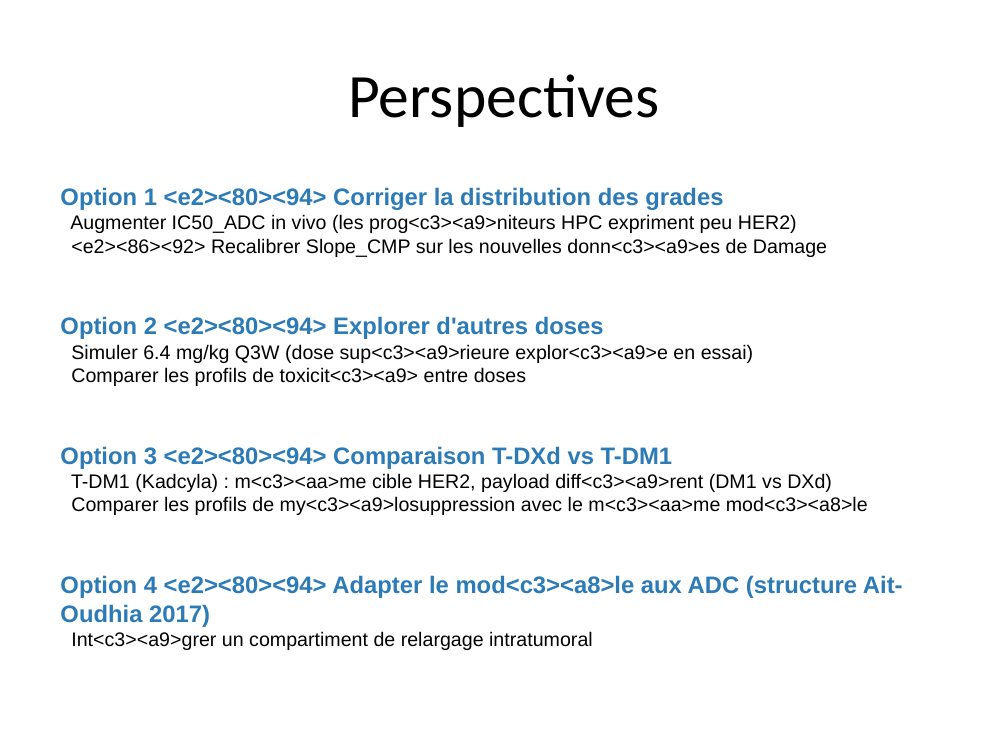
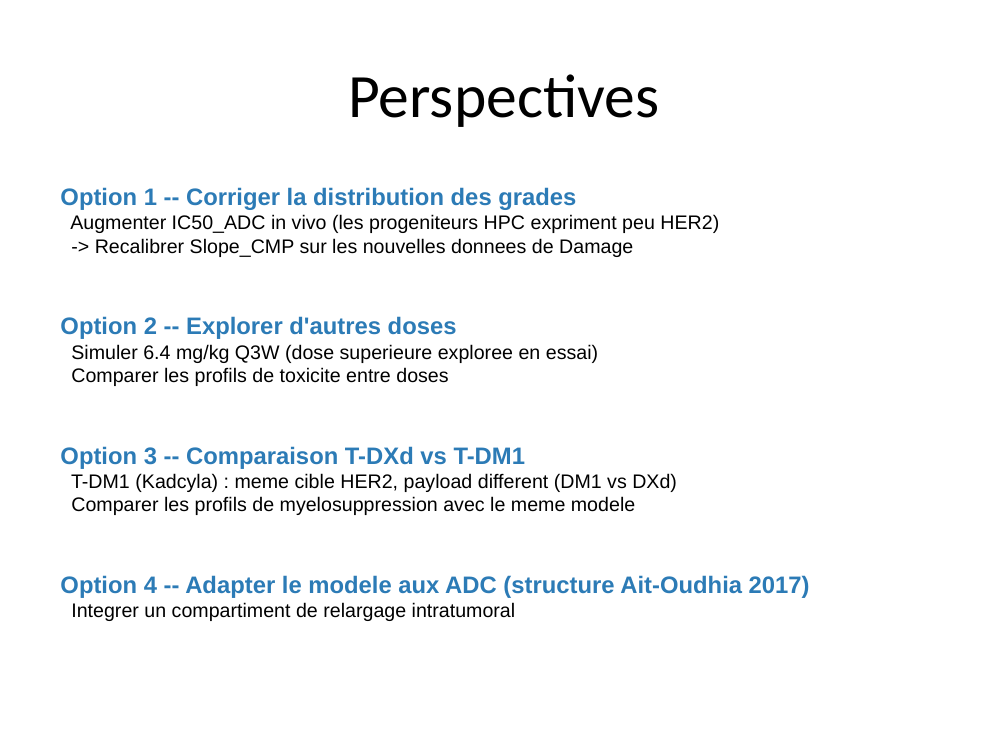
Before and after one commit to omarhss4k/Hema, a slide deck: slide 11 of scripts_tdxd/TDXD_presentation.pptx. Drawn at 1008x756 pixels with LibreOffice and Linux fonts; fonts in the diff are those of the drawing. Boxes give left, top, right and bottom in pixels: in the first picture for what was removed or moved away, otherwise in the second. Text is boxed around its words. In the diff, an @@ line names an element or a change of style, - is before the commit and + after.

```diff
--- a/scripts_tdxd/TDXD_presentation.pptx
+++ b/scripts_tdxd/TDXD_presentation.pptx
@@ text at [60,187,810,621]: text changed @@
-Option 1 <e2><80><94> Corriger la distribution des grades
-Augmenter IC50_ADC in vivo (les prog<c3><a9>niteurs HPC expriment peu HER2)
-<e2><86><92> Recalibrer Slope_CMP sur les nouvelles donn<c3><a9>es de Damage
-Option 2 <e2><80><94> Explorer d'autres doses
-Simuler 6.4 mg/kg Q3W (dose sup<c3><a9>rieure explor<c3><a9>e en essai)
-Comparer les profils de toxicit<c3><a9> entre doses
-Option 3 <e2><80><94> Comparaison T-DXd vs T-DM1
-T-DM1 (Kadcyla) : m<c3><aa>me cible HER2, payload diff<c3><a9>rent (DM1 vs DXd)
-Comparer les profils de my<c3><a9>losuppression avec le m<c3><aa>me mod<c3><a8>le
-Option 4 <e2><80><94> Adapter le mod<c3><a8>le aux ADC (structure Ait-Oudhia 2017)
-Int<c3><a9>grer un compartiment de relargage intratumoral
+Option 1 -- Corriger la distribution des grades
+Augmenter IC50_ADC in vivo (les progeniteurs HPC expriment peu HER2)
+-> Recalibrer Slope_CMP sur les nouvelles donnees de Damage
+Option 2 -- Explorer d'autres doses
+Simuler 6.4 mg/kg Q3W (dose superieure exploree en essai)
+Comparer les profils de toxicite entre doses
+Option 3 -- Comparaison T-DXd vs T-DM1
+T-DM1 (Kadcyla) : meme cible HER2, payload different (DM1 vs DXd)
+Comparer les profils de myelosuppression avec le meme modele
+Option 4 -- Adapter le modele aux ADC (structure Ait-Oudhia 2017)
+Integrer un compartiment de relargage intratumoral
```
Also in this commit, not shown: 11 other slides changed, 1 other file.
